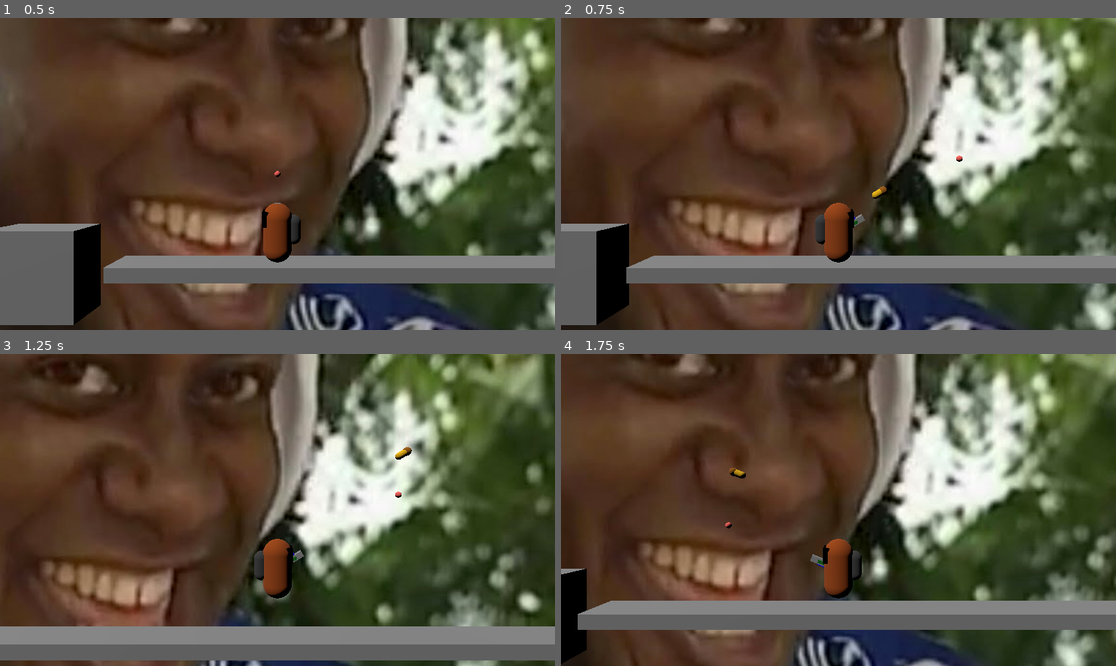
Above: before the commit, frames 1-4 (two rows, left to right).
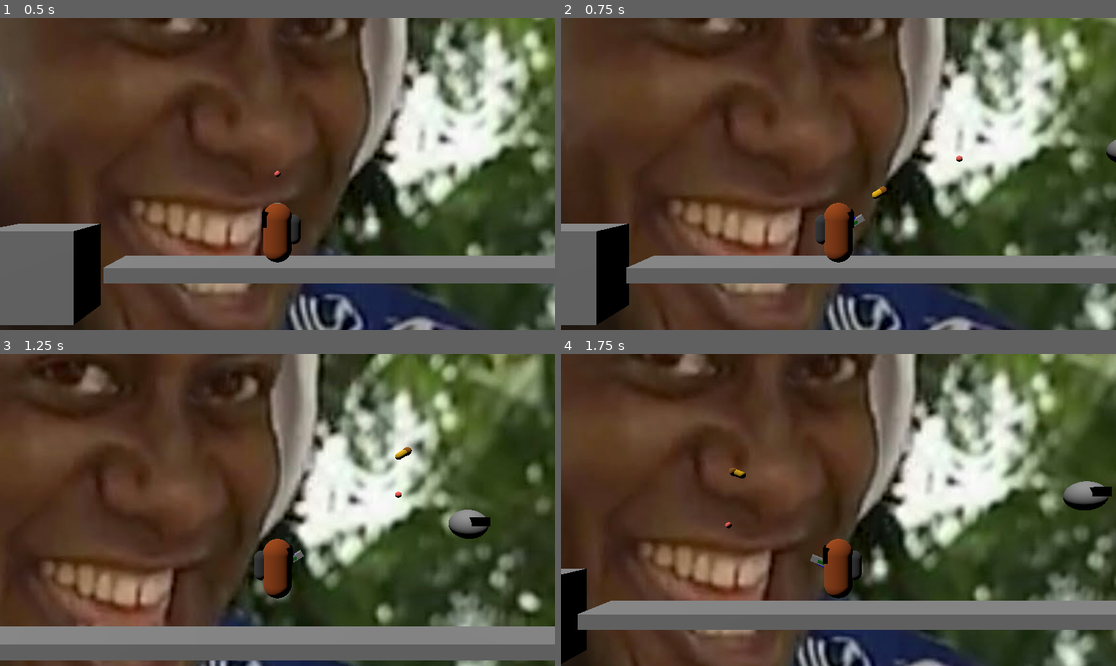
Above: after the commit, the same moments.

Repository: kzzss/ProjectBolt
Game: Godot game, scene res://Scenes/main.tscn
Same seed, same stepped clock (60 frames per second), same inputs: the game is played once before the commit and once after it.
Inputs (mouse positions are in pixels of both pictures, inside the frame that each line leads up to):
- Up to frame 1 (0.5 s): no input
- Up to frame 2 (0.75 s): move the mouse to (960, 158) at 0.52 s; hold D (right) from 0.53 s (still down); click (960, 158) at 0.6 s
- Up to frame 3 (1.25 s): keep holding D (right); tap Space (jump) at 0.77 s
- Up to frame 4 (1.75 s): move the mouse to (727, 525) at 1.27 s; release D (right) at 1.28 s; hold A (left) from 1.28 s (still down); click (727, 525) at 1.35 s; tap Space (jump) at 1.52 s

Frame 1 is identical in both runs. In frame 2, less than 0.1% of the frame differs, in the area x 98-100%, y 38-47%; in frame 3, 0.5%; in frame 4, 0.6%, in the area x 90-100%, y 40-51%.

Commit message:
added  enemy

Diff:
--- /dev/null
+++ b/ProjectBolt/Enemies/enemy1.gd
@@ -0,0 +1,17 @@
+extends CharacterBody3D
+
+signal dead
+
+@export var health = 4
+
+func _process(delta):
+	if health <= 0:
+		death()
+
+
+func _on_hurtbox_area_entered(area):
+	health -= 1
+
+func death():
+	emit_signal("dead")
+	queue_free()
--- /dev/null
+++ b/ProjectBolt/Enemies/enemy1.tscn
@@ -0,0 +1,39 @@
+[gd_scene load_steps=8 format=3 uid="uid://dtt10pgt4w0rj"]
+
+[ext_resource type="Material" uid="uid://bvpnq03tke8fv" path="res://Materials/blackshiny.tres" id="1_5y2d5"]
+[ext_resource type="Script" path="res://Enemies/enemy1.gd" id="1_8n28e"]
+[ext_resource type="PackedScene" uid="uid://bov8r5vopl0m6" path="res://Misc/hurtbox.tscn" id="3_1id6r"]
+
+[sub_resource type="SphereMesh" id="SphereMesh_ra5ht"]
+
+[sub_resource type="BoxMesh" id="BoxMesh_ytuty"]
+material = ExtResource("1_5y2d5")
+
+[sub_resource type="SphereShape3D" id="SphereShape3D_h8gcf"]
+
+[sub_resource type="SphereShape3D" id="SphereShape3D_wvd7k"]
+
+[node name="enemy1" type="CharacterBody3D"]
+script = ExtResource("1_8n28e")
+
+[node name="MeshInstance3D" type="MeshInstance3D" parent="."]
+mesh = SubResource("SphereMesh_ra5ht")
+
+[node name="MeshInstance3D" type="MeshInstance3D" parent="MeshInstance3D"]
+transform = Transform3D(0.528, 0, 0, 0, 0.294, 0, 0, 0, 0.528, 0, 0.108, 0.24)
+mesh = SubResource("BoxMesh_ytuty")
+
+[node name="CollisionShape3D" type="CollisionShape3D" parent="."]
+shape = SubResource("SphereShape3D_h8gcf")
+
+[node name="Hurtbox" parent="." instance=ExtResource("3_1id6r")]
+transform = Transform3D(1.084, 0, 0, 0, 1.084, 0, 0, 0, 1.084, 0, 0, 0)
+collision_layer = 0
+collision_mask = 8
+
+[node name="CollisionShape3D" parent="Hurtbox" index="0"]
+shape = SubResource("SphereShape3D_wvd7k")
+
+[connection signal="area_entered" from="Hurtbox" to="." method="_on_hurtbox_area_entered"]
+
+[editable path="Hurtbox"]
--- /dev/null
+++ b/ProjectBolt/Materials/blackshiny.tres
@@ -0,0 +1,5 @@
+[gd_resource type="StandardMaterial3D" format=3 uid="uid://bvpnq03tke8fv"]
+
+[resource]
+albedo_color = Color(0, 0, 0, 1)
+roughness = 0.2
--- /dev/null
+++ b/ProjectBolt/Misc/hurtbox.tscn
@@ -0,0 +1,5 @@
+[gd_scene format=3 uid="uid://bov8r5vopl0m6"]
+
+[node name="Hurtbox" type="Area3D"]
+
+[node name="CollisionShape3D" type="CollisionShape3D" parent="."]
--- a/ProjectBolt/Player/WeaponPivot.gd
+++ b/ProjectBolt/Player/WeaponPivot.gd
@@ -28,4 +28,3 @@
 		player.rotation.y = 0
 	else:
 		player.rotation.y = deg_to_rad(180)
-	print(player.global_position.x , raycast_result.position.x)
--- a/ProjectBolt/Player/player.tscn
+++ b/ProjectBolt/Player/player.tscn
@@ -1,6 +1,7 @@
 [gd_scene load_steps=18 format=3 uid="uid://q83tfivj774n"]
 
 [ext_resource type="Script" path="res://Player/player.gd" id="1_trjh2"]
+[ext_resource type="Material" uid="uid://bvpnq03tke8fv" path="res://Materials/blackshiny.tres" id="2_2y3ag"]
 [ext_resource type="Script" path="res://Player/WeaponPivot.gd" id="2_a4i3h"]
 [ext_resource type="Material" uid="uid://ch1o2wnup6m83" path="res://Materials/blue.tres" id="3_dpkoy"]
 [ext_resource type="Script" path="res://Player/gizmo.gd" id="3_nctvr"]
@@ -12,12 +13,8 @@
 [sub_resource type="CapsuleMesh" id="CapsuleMesh_ubtck"]
 material = SubResource("StandardMaterial3D_mx46y")
 
-[sub_resource type="StandardMaterial3D" id="StandardMaterial3D_qxr4e"]
-albedo_color = Color(0, 0, 0, 1)
-roughness = 0.2
-
 [sub_resource type="BoxMesh" id="BoxMesh_ero08"]
-material = SubResource("StandardMaterial3D_qxr4e")
+material = ExtResource("2_2y3ag")
 
 [sub_resource type="StandardMaterial3D" id="StandardMaterial3D_v377i"]
 albedo_color = Color(0.223529, 0.223529, 0.223529, 1)
--- a/ProjectBolt/Scenes/main.tscn
+++ b/ProjectBolt/Scenes/main.tscn
@@ -1,7 +1,8 @@
-[gd_scene load_steps=6 format=3 uid="uid://dks7n30f3n08v"]
+[gd_scene load_steps=7 format=3 uid="uid://dks7n30f3n08v"]
 
 [ext_resource type="PackedScene" uid="uid://q83tfivj774n" path="res://Player/player.tscn" id="1_n2ind"]
 [ext_resource type="Texture2D" uid="uid://c0du0uwlwdopi" path="res://Assets/maxresdefault (1).jpg" id="2_b8ecj"]
+[ext_resource type="PackedScene" uid="uid://dtt10pgt4w0rj" path="res://Enemies/enemy1.tscn" id="3_hsven"]
 
 [sub_resource type="BoxMesh" id="BoxMesh_1bh07"]
 
@@ -33,7 +34,7 @@
 transform = Transform3D(1, 0, 0, 0, 1, 0, 0, 0, 1, 0, 2.22714, 0)
 
 [node name="AimArea" type="Area3D" parent="CharacterBody3D"]
-transform = Transform3D(20, 0, 0, 0, 20, 0, 0, 0, 0.1, 0, 0, 0)
+transform = Transform3D(30, 0, 0, 0, 30, 0, 0, 0, 0.1, 0, 0, 0)
 
 [node name="CollisionShape3D" type="CollisionShape3D" parent="CharacterBody3D/AimArea"]
 shape = SubResource("BoxShape3D_skejm")
@@ -44,3 +45,6 @@
 [node name="Sprite3D" type="Sprite3D" parent="."]
 transform = Transform3D(5, 0, 0, 0, 5, 0, 0, 0, 5, 0, 4.856, -3.645)
 texture = ExtResource("2_b8ecj")
+
+[node name="enemy1" parent="." instance=ExtResource("3_hsven")]
+transform = Transform3D(1, 0, 0, 0, 1, 0, 0, 0, 1, 11.2575, 4.06571, 0)
Not shown: 2 places in ProjectBolt/Misc/big_projectile.tscn that only renumber resources
Not shown: 2 places in ProjectBolt/Misc/small_projectile.tscn that only renumber resources
